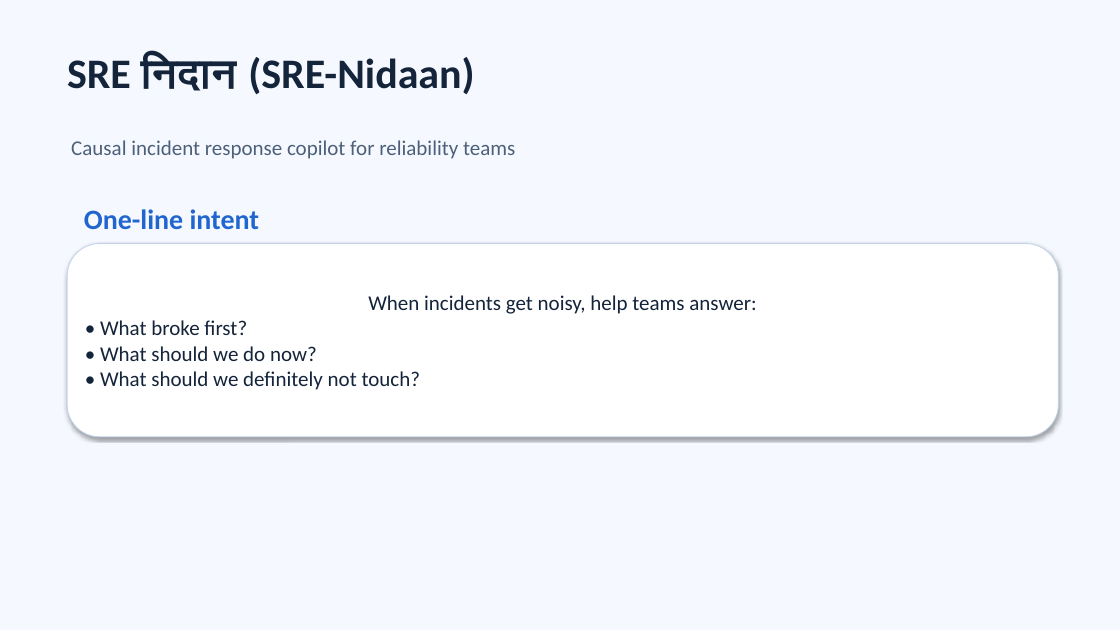
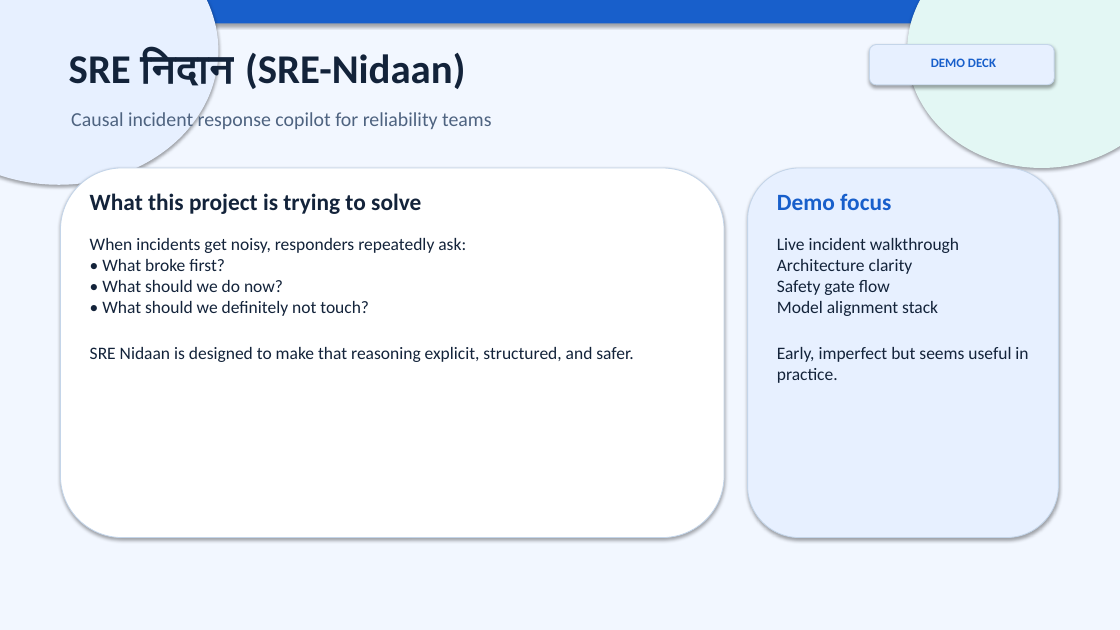
Before and after one commit to RitwijParmar/SRE-Nidaan, a slide deck: slide 1 of presentations/SRE_Nidaan_Demo_Deck.pptx. Drawn at 1120x630 pixels with LibreOffice and Linux fonts; fonts in the diff are those of the drawing. Boxes give left, top, right and bottom in pixels: in the first picture for what was removed or moved away, otherwise in the second. Text is boxed around its words. In the diff, an @@ line names an element or a change of style, - is before the commit and + after.

Commit message:
Redesign demo deck with stronger visual storytelling and walkthrough flow

```diff
--- a/presentations/SRE_Nidaan_Demo_Deck.pptx
+++ b/presentations/SRE_Nidaan_Demo_Deck.pptx
@@ rectangle at (x1=0, y1=0, x2=1120, y2=630): fill #F5F9FF to #F2F7FF @@
@@ rectangle added at (x1=0, y1=0, x2=1120, y2=24), fill #185FCB @@
@@ ellipse added at (x1=0, y1=0, x2=218, y2=185), fill #E7F0FF @@
@@ ellipse added at (x1=907, y1=0, x2=1120, y2=168), fill #E3F7F4 @@
@@ text "SRE निदान (SRE-Nidaan)" at (x1=69, y1=51, x2=465, y2=95): size 36 to 35 pt, text colour #14243A to #13233A @@
@@ rounded rectangle added at (x1=870, y1=45, x2=1054, y2=85), fill #E7F0FF, outline #C4D5E9 0.75 pt @@
@@ text added at (x1=931, y1=58, x2=996, y2=67), 11 pt, text #185FCB, bold @@
+DEMO DECK
@@ text "Causal incident response copilot for ..." moved from (x1=71, y1=140, x2=515, y2=159) to (x1=71, y1=110, x2=491, y2=132) @@
@@ text "Causal incident response copilot for ..." at (x1=71, y1=110, x2=491, y2=132): size 18 to 17 pt, text colour #4D607A to #4E6380 @@
@@ rounded rectangle added at (x1=60, y1=168, x2=724, y2=538), fill #FFFFFF, outline #C4D5E9 0.75 pt @@
@@ rounded rectangle added at (x1=748, y1=168, x2=1059, y2=538), fill #E7F0FF, outline #C4D5E9 0.75 pt @@
@@ text removed at (x1=84, y1=209, x2=260, y2=229) @@
-One-line intent
@@ text added at (x1=90, y1=193, x2=421, y2=214), 20 pt, text #13233A, bold @@
+What this project is trying to solve
@@ text added at (x1=777, y1=193, x2=891, y2=210), 20 pt, text #185FCB, bold @@
+Demo focus
@@ text "When incidents get noisy, responders ..." moved from (x1=67, y1=244, x2=1059, y2=437) to (x1=90, y1=238, x2=633, y2=362) @@
@@ text "When incidents get noisy, responders ..." at (x1=90, y1=238, x2=633, y2=362): vertical alignment middle to top; fill #FFFFFF to none; outline #C2D3E8 0.75 pt to none; shadow off @@
@@ text at (x1=90, y1=238, x2=466, y2=253): text changed; size 18 to 15 pt; text colour #14243A to #13233A @@
-When incidents get noisy, help teams answer:
+When incidents get noisy, responders repeatedly ask:
@@ text added at (x1=777, y1=238, x2=1028, y2=383), 15 pt, text #13233A @@
+Live incident walkthrough
+Architecture clarity
+Safety gate flow
+Model alignment stack
+Early, imperfect but seems useful in practice.
@@ text at (x1=102, y1=259, x2=369, y2=316): size 18 to 15 pt, text colour #14243A to #13233A in "• What broke first?", "• What should we do now?", "• What should we definitely not touch?" @@
@@ text at (x1=90, y1=347, x2=633, y2=362): paragraph added @@
+SRE Nidaan is designed to make that reasoning explicit, structured, and safer.
```
Also in this commit, not shown: 1 other slide changed, 7 slides added, 8 slides removed, 2 other files.
